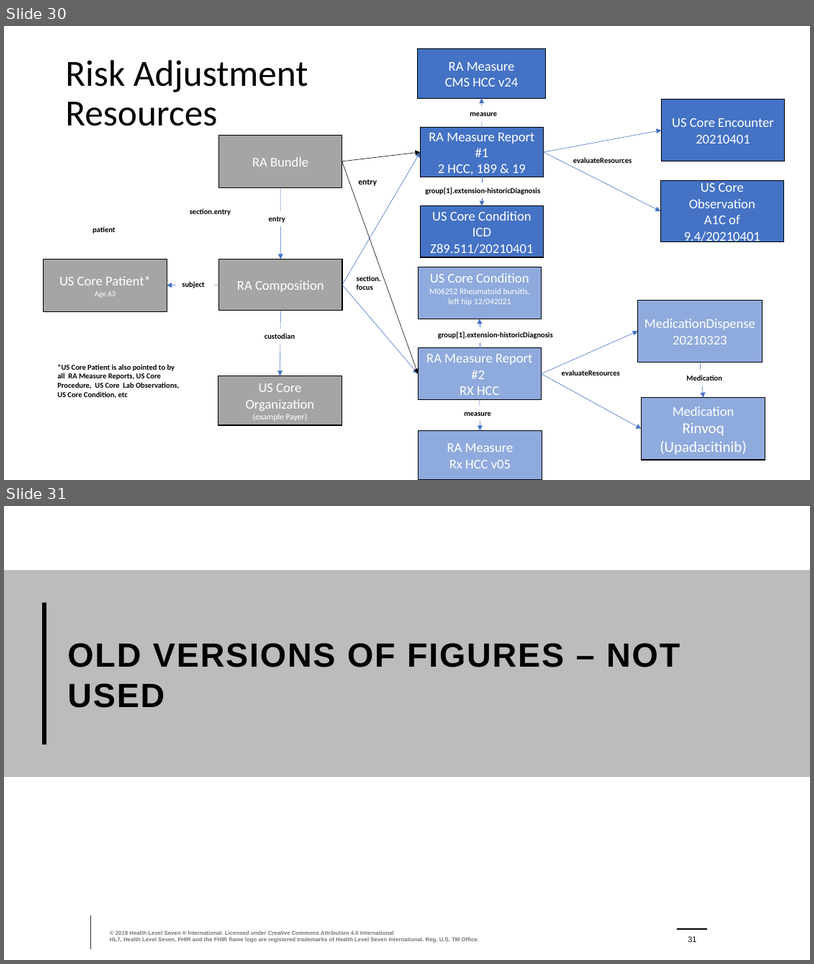
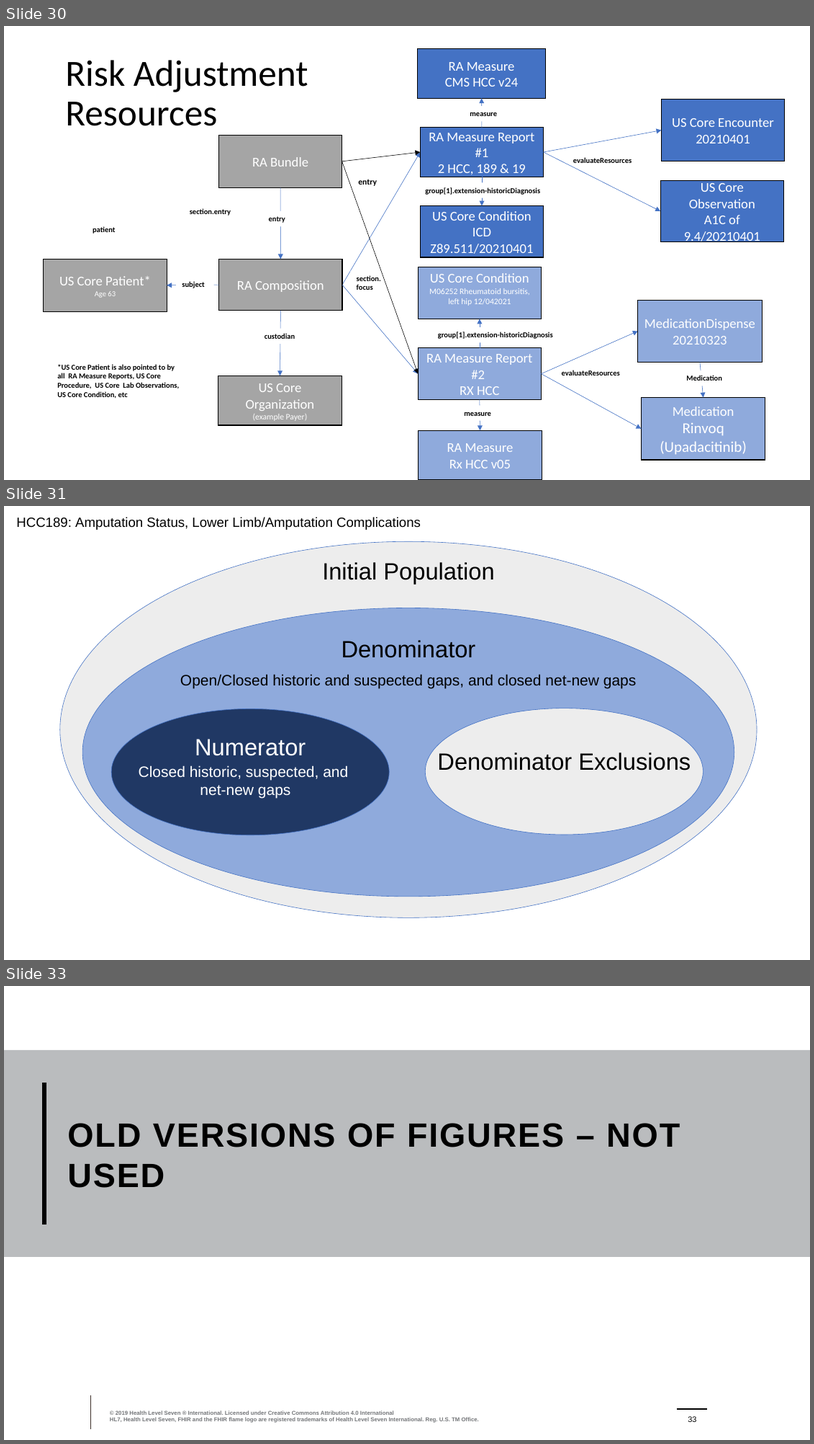
Before and after one commit to HL7/davinci-ra, a slide deck: input/images/Source/Risk Adjustment Images.pptx. Shown one above the other, each under a label of ours: slides 30 and 31 before the commit, slides 30, 31 and 33 after it; the slides between them are not shown. The pictures are 814x964 and 814x1444 pixels, drawn with LibreOffice and Linux fonts; fonts in the diff are those of the drawing; background and template pictures are left out. Boxes give left, top, right and bottom in pixels: in the first picture for what was removed or moved away, otherwise in the second. Text is boxed around its words. In the diff, an @@ line names an element or a change of style, - is before the commit and + after.

```diff
--- a/input/images/Source/Risk Adjustment Images.pptx
+++ b/input/images/Source/Risk Adjustment Images.pptx
@@ slide 31 added at bbox=[4, 506, 810, 960], background #FFFFFF @@
@@ text added at bbox=[16, 517, 421, 530], 16 pt, text #000000 @@
+  HCC189: Amputation Status, Lower Limb/Amputation Complications
@@ ellipse added at bbox=[60, 542, 758, 918], fill #EDEDED, outline #4472C4 0.5 pt @@
@@ text added at bbox=[322, 562, 494, 584], 28 pt, text #000000 @@
+Initial Population
@@ freeform shape added at bbox=[82, 608, 735, 896], fill #8FAADC, outline #4472C4 0.5 pt @@
@@ text added at bbox=[342, 640, 476, 658], 28 pt, text #000000 @@
+Denominator
@@ text added at bbox=[180, 674, 637, 688], 18 pt, text #000000 @@
+Open/Closed historic and suspected gaps, and closed net-new gaps
@@ ellipse added at bbox=[112, 708, 390, 835], fill #203864, outline #4472C4 0.5 pt @@
@@ text added at bbox=[195, 739, 306, 756], 28 pt, text #FFFFFF @@
+Numerator
@@ text added at bbox=[437, 752, 691, 770], 28 pt, text #000000 @@
+Denominator Exclusions
@@ text added at bbox=[139, 765, 348, 798], 18 pt, text #FFFFFF @@
+Closed historic, suspected, and
+net-new gaps
@@ what was slide 31 is now slide 33 @@
@@ page number at bbox=[688, 1416, 697, 1422]: text changed @@
-31
+33
```
Also in this commit, not shown: 1 other slide added, 4 other files.
